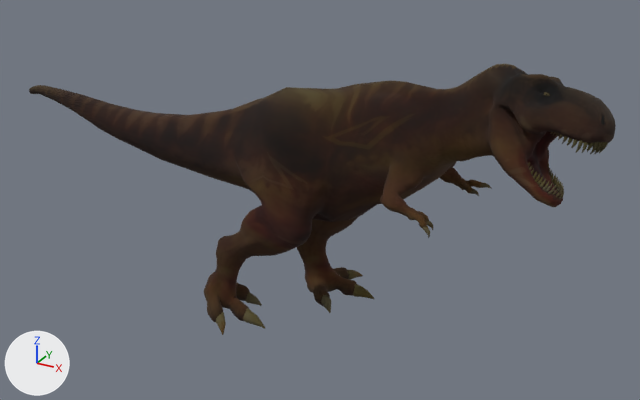
What one commit did to the glTF model assets/models/dino4.glb.
One viewpoint serves both versions: a 50 mm camera at (5.36, -8.62, 5.88) aimed at (0.53, 0.16, 1.49). Lighting does not change. The marker at lower left points along +X, +Y and +Z. The first picture is the older version.

The scene before the commit, as lines of its bpy script (objects in view):
```python
mat_dinomat = bpy.data.materials.new('DINOMAT')
mat_dinomat.use_nodes = True; mat_dinomat.node_tree.nodes.clear()
_N = mat_dinomat.node_tree.nodes; _L = mat_dinomat.node_tree.links
n0 = _N.new('ShaderNodeBsdfPrincipled'); n0.name = 'Principled BSDF'
n0.inputs[2].default_value = 1.0  # 'Roughness'
n1 = _N.new('ShaderNodeOutputMaterial'); n1.name = 'Material Output'
n2 = _N.new('ShaderNodeTexImage'); n2.name = 'Image Texture'
n2.image = img_trexmap
n3 = _N.new('ShaderNodeMix'); n3.name = 'Mix'
n3.data_type = 'RGBA'
n3.blend_type = 'MULTIPLY'
n3.inputs[0].default_value = 1.0  # 'Factor'
n3.inputs[7].default_value = (0.128, 0.128, 0.128, 1.0)  # 'B', dark grey #646464
n4 = _N.new('ShaderNodeTexImage'); n4.name = 'Image Texture.001'
n4.image = img_trexmap
_L.new(n0.outputs[0], n1.inputs[0])  # 'BSDF' to 'Surface'
_L.new(n2.outputs[0], n0.inputs[27])  # 'Color' to 'Emission Color'
_L.new(n3.outputs[2], n0.inputs[0])  # 'Result' to 'Base Color'
_L.new(n4.outputs[0], n3.inputs[6])  # 'Color' to 'A'
me_body_003 = bpy.data.meshes.new('BODY.003')
me_body_003.from_pydata(...)  # 6977 vertices, 13702 faces; spans x -3.99..3.99, y -1.07..1.07, z -0.03..3.54
me_body_003.materials.append(mat_dinomat)
ob_bodyrex = bpy.data.objects.new('BodyRex', me_body_003)
ob_bodyrex.location = (0.0, 0.0, 0.0)
```
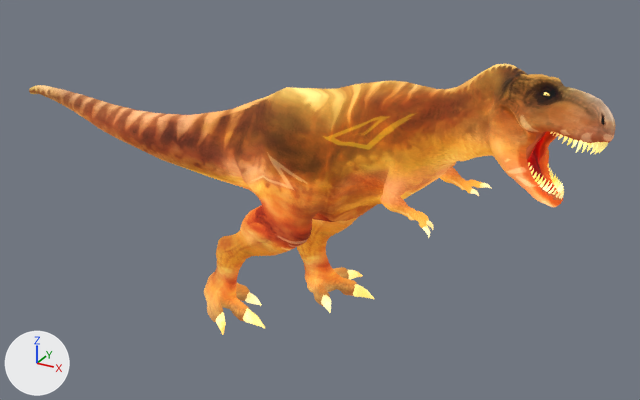
Where the change shows, as pixel boxes (x1, y1, x2, y2) in the pictures (640 x 400 px):
'BodyRex', recoloured (brown to orange): (29, 64, 616, 335) in both

What changed in the scene script:
```text
Change mat_dinomat:
    where n0 = _N.new('ShaderNodeBsdfPrincipled'); n0.name = 'Principled BSDF'
    add n0.inputs[28].default_value = 1.5  # 'Emission Strength'
    remove n3 = _N.new('ShaderNodeMix'); n3.name = 'Mix'
    remove n3.data_type = 'RGBA'
    remove n3.blend_type = 'MULTIPLY'
    remove n3.inputs[0].default_value = 1.0  # 'Factor'
    remove n3.inputs[7].default_value = (0.128, 0.128, 0.128, 1.0)  # 'B', dark grey #646464
    where n4 = _N.new('ShaderNodeTexImage'); n4.name = 'Image Texture.001'
    remove _L.new(n3.outputs[2], n0.inputs[0])  # 'Result' to 'Base Color'
    remove _L.new(n4.outputs[0], n3.inputs[6])  # 'Color' to 'A'
    add _L.new(n4.outputs[0], n0.inputs[0])  # 'Color' to 'Base Color'
```
